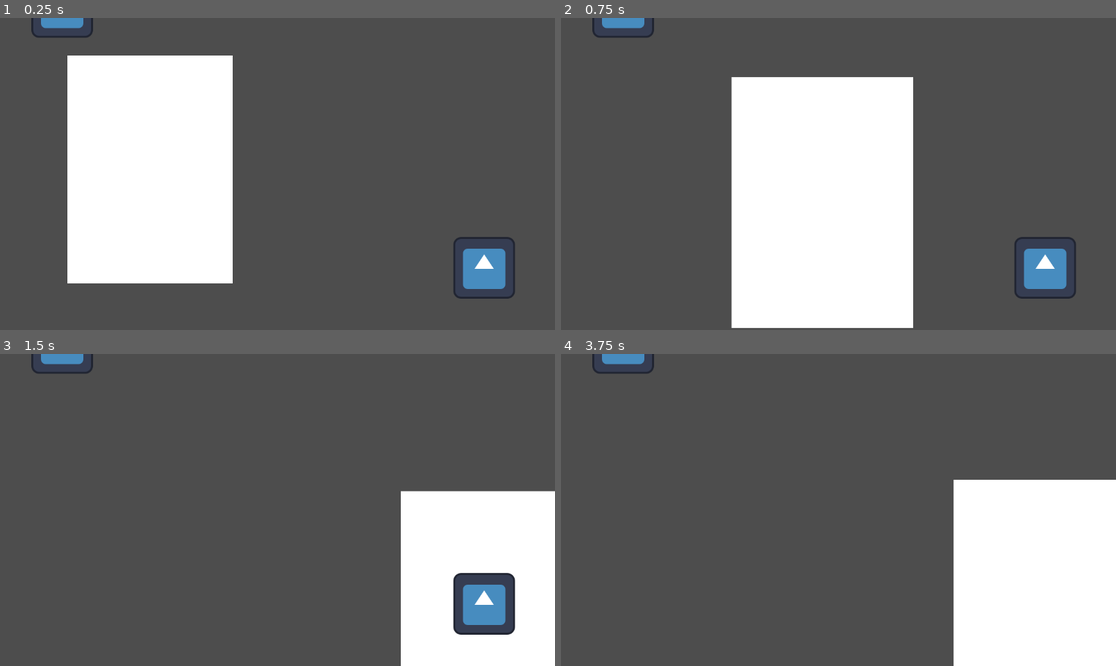
Above: before the commit, frames 1-4 (two rows, left to right).
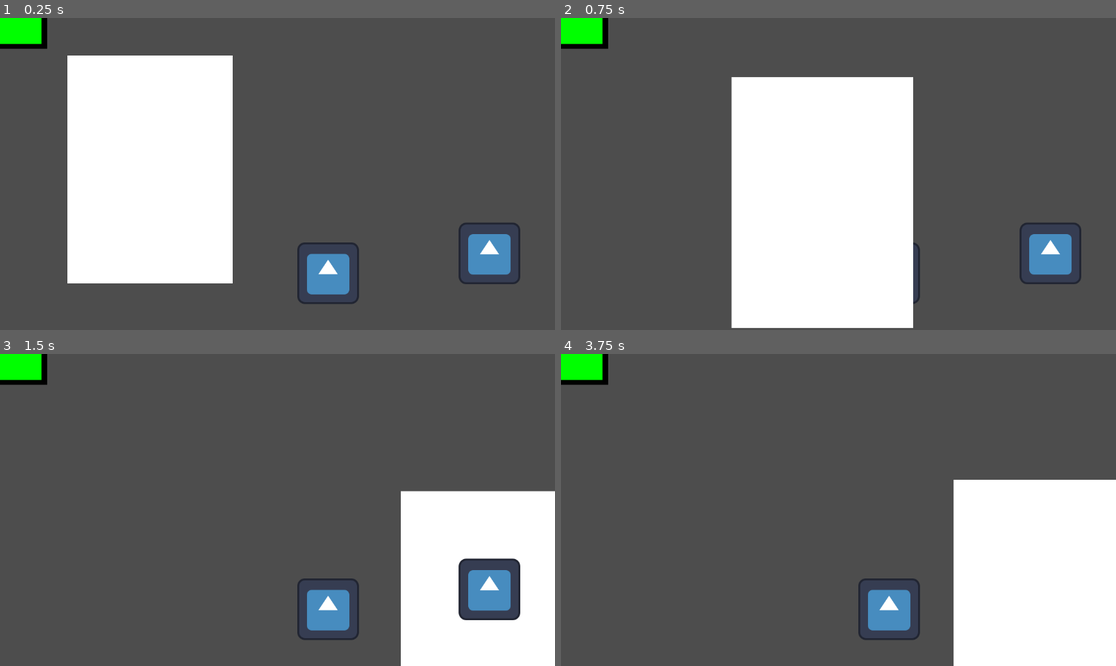
Above: after the commit, the same moments.

Repository: Shiro-zero/projecbutterfly
Game: Godot game, scene res://world.tscn
The game is run twice, just before and just after one commit, with the same random seed, the same clock (stepped at 60 frames per second) and the same inputs. The engine's default icon, where the game draws it, is replaced by a stand-in: a white triangle on a blue panel in a dark square.
Inputs (mouse positions are in pixels of both pictures, inside the frame that each line leads up to):
- Up to frame 1 (0.25 s): no input
- Up to frame 2 (0.75 s): tap Enter at 0.5 s; drag from (710, 167) to (1043, 267) at 0.52 s
- Up to frame 3 (1.5 s): drag from (166, 525) to (482, 603) at 1.27 s
- Up to frame 4 (3.75 s): tap Space at 2, 3.5 s; move the mouse to (894, 441) at 2.02 s; click (894, 441) at 2.17 s; tap Enter at 2.75 s; drag from (810, 572) to (1043, 603) at 2.77 s; move the mouse to (1005, 556) at 3.52 s; click (1005, 556) at 3.67 s

The runs differ from the first frame. In frame 1, 3.8% of the frame differs, in the area x 0-94%, y 0-92%; in frame 2, 2.6%; in frame 3, 4.6%; in frame 4, 2.4%.

Commit message:
dock début

Diff:
--- a/assets/draggable/draggable_controller.gd
+++ b/assets/draggable/draggable_controller.gd
@@ -3,7 +3,7 @@
 
 const COLLISION_MASK_DRAGGABLE = 1
 const COLLISION_MASK_FEUILLE = 2
-const COLLISION_MASK_STAMP_SLOT = 3
+const COLLISION_MASK_STAMP_DOCK = 3
 const DRAGGABLE_HOVER = Vector2(1.1, 1.1)
 const DRAGGABLE_HOVER_OFF = Vector2(1, 1)
 
@@ -81,6 +81,17 @@
 			if feuille:
 				print("stamp feuille")
 				draggable_dragged.stamp(feuille)
+			else:
+				var dock = raycast_check(COLLISION_MASK_STAMP_DOCK)
+				if dock:
+					print(dock)
+					#if dock.color == "green" && draggable_dragged.is_accepted_stamp:
+						#pass
+					#else:
+						#pass
+					pass
+
+
 		draggable_dragged = null
 		#ajouter logique de relache ici vérification d'ou il a été relaché
 
@@ -96,6 +107,7 @@
 	is_draggable_hovering = false
 	highlight_draggable(draggable, false)
 
+
 func highlight_draggable(draggable, hover: bool):
 	#print(draggable)
 	if hover:
--- /dev/null
+++ b/assets/stamp/dock_stamp.gd
@@ -0,0 +1,6 @@
+extends Node2D
+
+@export var color = "green"
+
+func _ready() -> void:
+	var ink = $ColorRect/interieur
--- /dev/null
+++ b/assets/stamp/dock_stamp.tscn
@@ -0,0 +1,31 @@
+[gd_scene load_steps=3 format=3 uid="uid://dt762xg0eehs"]
+
+[ext_resource type="Script" uid="uid://cnhhnskc7e870" path="res://assets/stamp/dock_stamp.gd" id="1_pl03r"]
+
+[sub_resource type="RectangleShape2D" id="RectangleShape2D_wmt64"]
+size = Vector2(170, 110)
+
+[node name="DockStamp" type="Node2D"]
+script = ExtResource("1_pl03r")
+
+[node name="Area2D" type="Area2D" parent="."]
+collision_layer = 4
+collision_mask = 4
+
+[node name="CollisionShape2D" type="CollisionShape2D" parent="Area2D"]
+position = Vector2(0, -1)
+shape = SubResource("RectangleShape2D_wmt64")
+
+[node name="ColorRect" type="ColorRect" parent="."]
+offset_left = -98.0
+offset_top = -65.0
+offset_right = 98.0
+offset_bottom = 64.0
+color = Color(0, 0, 0, 1)
+
+[node name="interieur" type="ColorRect" parent="ColorRect"]
+offset_left = 13.0
+offset_top = 10.0
+offset_right = 184.0
+offset_bottom = 119.0
+color = Color(0, 1, 0, 1)
--- a/assets/stamp/stamp.gd
+++ b/assets/stamp/stamp.gd
@@ -16,3 +16,8 @@
 		feuille.add_child(mark)
 		mark.global_position = global_position
 		feuille.is_accepted = is_accepted_stamp
+		is_charged = false
+
+
+func recharge_stamp():
+	is_charged = true
--- a/world.tscn
+++ b/world.tscn
@@ -1,8 +1,9 @@
-[gd_scene load_steps=4 format=3 uid="uid://caobt1w4cxy2p"]
+[gd_scene load_steps=5 format=3 uid="uid://caobt1w4cxy2p"]
 
 [ext_resource type="Script" uid="uid://ckg7jxs3yk8bw" path="res://assets/draggable/draggable_controller.gd" id="2_tlwt5"]
 [ext_resource type="PackedScene" uid="uid://hb3aac8egouy" path="res://assets/stamp/stamp.tscn" id="3_aqk2v"]
 [ext_resource type="PackedScene" uid="uid://bvymuumfip7mt" path="res://assets/feuille papier/feuille_papier.tscn" id="3_tlwt5"]
+[ext_resource type="PackedScene" uid="uid://dt762xg0eehs" path="res://assets/stamp/dock_stamp.tscn" id="4_aqk2v"]
 
 [node name="World" type="Node2D"]
 
@@ -13,8 +14,10 @@
 position = Vector2(310, 315)
 
 [node name="Stamp" parent="DraggableController" groups=["stamp"] instance=ExtResource("3_aqk2v")]
-position = Vector2(1005, 519)
+position = Vector2(681, 530)
 
 [node name="Stamp2" parent="DraggableController" groups=["stamp"] instance=ExtResource("3_aqk2v")]
-position = Vector2(129, -23)
+position = Vector2(1016, 489)
 is_accepted_stamp = false
+
+[node name="DockStamp" parent="DraggableController" instance=ExtResource("4_aqk2v")]
Not shown, added: assets/stamp/dock_stamp.gd.uid
